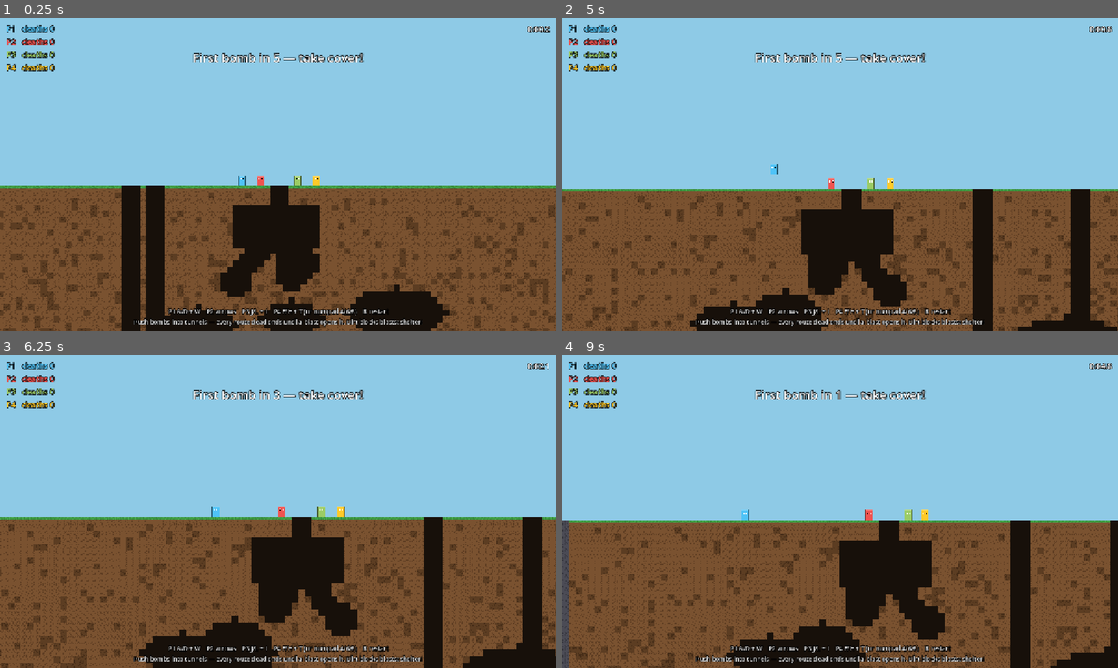
Above: before the commit, frames 1-4 (two rows, left to right).
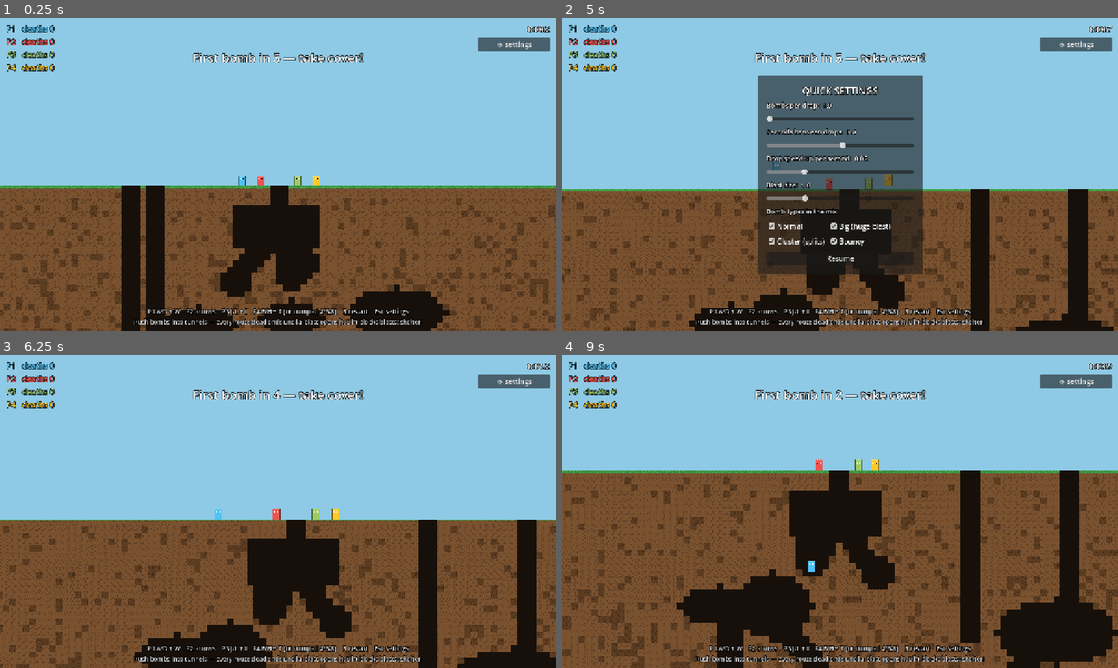
Above: after the commit, the same moments.

Repository: uchy4/dummy
Game: Godot game, scene res://scenes/main.tscn
Two runs of this game, one before a commit and one after it. Both use one fixed random seed, a clock stepped at 60 frames per second and the inputs below.
Inputs (mouse positions are in pixels of both pictures, inside the frame that each line leads up to):
- Up to frame 1 (0.25 s): no input
- Up to frame 2 (5 s): tap Enter (ui_accept) at 0.5 s; move the mouse to (962, 158) at 0.52 s; hold D (p1_right) 0.53-2.03 s; tap J at 0.6 s; click (962, 158) at 0.67 s; tap W (p1_jump) at 0.77, 1.52, 3.02, 3.77, 4.52 s; move the mouse to (728, 190) at 1.27 s; tap L at 1.35 s; move the mouse to (895, 105) at 2.02 s; hold A (p1_left) 2.03-2.78 s; tap I at 2.1 s; move the mouse to (812, 237) at 2.77 s; hold D (p1_right) 2.78-4.28 s; tap F at 2.85 s; click (812, 237) at 2.92 s; move the mouse to (1006, 221) at 3.52 s; tap H at 3.6 s; tap R (restart) at 4.15 s; move the mouse to (673, 127) at 4.27 s; hold A (p1_left) from 4.28 s (still down); tap T at 4.35 s; tap Escape (settings, bound only after the commit) at 4.9 s
- Up to frame 3 (6.25 s): release A (p1_left) at 5 s; click (300, 577) at 5 s, where only the run after the commit has a clickable "Bouncy"; click (278, 596) at 5.75 s, where only the run after the commit has a clickable "Resume"
- Up to frame 4 (9 s): move the mouse to (867, 511) at 6.52 s; hold D (p1_right) 6.53-7.28 s; tap J at 6.6 s; click (867, 511) at 6.67 s; move the mouse to (756, 433) at 7.27 s; hold A (p1_left) 7.28-8.78 s; tap L at 7.35 s; tap W (p1_jump) at 7.52, 8.27 s; move the mouse to (962, 495) at 8.02 s; tap I at 8.1 s; move the mouse to (728, 527) at 8.77 s; hold D (p1_right) from 8.78 s (still down); tap F at 8.85 s; click (728, 527) at 8.92 s

The runs differ from the first frame. In frame 1, 1.1% of the frame differs, in the area x 26-99%, y 6-96%; in frame 2, 26%; in frame 3, 18%; in frame 4, 46%, in the area x 0-100%, y 2-100%.

Commit message:
Add in-game Quick Settings panel and bomb types
Esc or the gear button pauses the game and opens live-tunable settings:
bombs per drop, drop interval, drop speed-up rate, blast size multiplier,
and which bomb types spawn. Values are statics so tuning survives
rematches. New bomb types: Big (heavy, 1.6x blast, longer fuse), Cluster
(splits into 3 short-fuse bomblets), Bouncy (rubber shell, low friction).

Co-Authored-By: Claude Fable 5 <noreply@anthropic.com>
Claude-Session: https://claude.ai/code/session_01QSJudmCHT44WHN37u3ZpBk

Diff:
--- a/bomb-shelter/scripts/bomb.gd
+++ b/bomb-shelter/scripts/bomb.gd
@@ -4,17 +4,28 @@
 ## a hole in the terrain, kicks and kills nearby unshielded players, and
 ## propels + ignites nearby bombs (chain reactions). Dirt blocks the blast, so
 ## the shelter and tunnels actually protect you.
+##
+## Types: NORMAL; BIG (heavy, huge blast, longer fuse); CLUSTER (splits into
+## bomblets); BOUNCY (ricochets around). Blast sizes scale with
+## Settings.blast_scale, tunable in-game.
 
-const BODY_RADIUS := 9.0
+enum Type { NORMAL, BIG, CLUSTER, BOUNCY }
+
 const BLAST_RADIUS := 80.0
 const CARVE_RADIUS := 66.0
 const KILL_RADIUS := 48.0
 const BOMB_IMPULSE := 300.0
 const PLAYER_KNOCKBACK := 430.0
+const BOMBLET_COUNT := 3
 
+var type := Type.NORMAL
+var is_bomblet := false
 var fuse := 4.0
 var terrain: Terrain
 
+var _body_radius := 9.0
+var _blast_mult := 1.0
+var _body_color := Color(0.13, 0.13, 0.16)
 var _exploded := false
 var _label: Label
 
@@ -22,25 +33,44 @@
 func _ready() -> void:
 	add_to_group(&"bombs")
 	z_index = 6
-	mass = 1.4
 	can_sleep = false
 	collision_layer = 4
 	collision_mask = 1 | 2 | 4
 	var pm := PhysicsMaterial.new()
 	pm.bounce = 0.25
 	pm.friction = 0.9
+	mass = 1.4
+	match type:
+		Type.BIG:
+			mass = 3.2
+			_body_radius = 13.0
+			_blast_mult = 1.6
+			_body_color = Color(0.09, 0.09, 0.12)
+			fuse += 1.0
+		Type.CLUSTER:
+			_body_color = Color(0.45, 0.25, 0.09)
+			if is_bomblet:
+				mass = 0.6
+				_body_radius = 5.5
+				_blast_mult = 0.5
+		Type.BOUNCY:
+			mass = 1.1
+			_body_color = Color(0.12, 0.36, 0.18)
+			pm.bounce = 0.85
+			pm.friction = 0.4
 	physics_material_override = pm
 
 	var cs := CollisionShape2D.new()
 	var shape := CircleShape2D.new()
-	shape.radius = BODY_RADIUS
+	shape.radius = _body_radius
 	cs.shape = shape
 	add_child(cs)
 
 	_label = Label.new()
 	_label.size = Vector2(44, 20)
 	_label.horizontal_alignment = HORIZONTAL_ALIGNMENT_CENTER
-	_label.add_theme_font_size_override(&"font_size", 15)
+	_label.add_theme_font_size_override(&"font_size", 12 if is_bomblet else 15)
+	_label.add_theme_color_override(&"font_color", Color.WHITE)
 	_label.add_theme_color_override(&"font_outline_color", Color.BLACK)
 	_label.add_theme_constant_override(&"outline_size", 5)
 	add_child(_label)
@@ -53,7 +83,7 @@
 func _process(_delta: float) -> void:
 	# Keep the ticker upright and above the (rolling) bomb.
 	_label.rotation = -rotation
-	_label.position = Vector2(-22, -42).rotated(-rotation)
+	_label.position = Vector2(-22, -_body_radius - 33.0).rotated(-rotation)
 	_label.text = "%.1f" % maxf(fuse, 0.0)
 	if fuse < 1.2:
 		_label.add_theme_color_override(&"font_color",
@@ -73,6 +103,9 @@
 
 func _explode() -> void:
 	_exploded = true
+	var blast := BLAST_RADIUS * _blast_mult * Settings.blast_scale
+	var kill := KILL_RADIUS * _blast_mult * Settings.blast_scale
+	var carve := CARVE_RADIUS * _blast_mult * Settings.blast_scale
 	var space := get_world_2d().direct_space_state
 
 	for p in get_tree().get_nodes_in_group(&"players"):
@@ -80,38 +113,49 @@
 		if pl == null or not pl.alive:
 			continue
 		var d := global_position.distance_to(pl.global_position)
-		if d > BLAST_RADIUS:
+		if d > blast:
 			continue
 		var blocked := _blocked(space, pl.global_position)
 		var dir := global_position.direction_to(pl.global_position)
 		if dir == Vector2.ZERO:
 			dir = Vector2.UP
-		var falloff := 1.0 - d / BLAST_RADIUS
+		var falloff := 1.0 - d / blast
 		var kick := dir * PLAYER_KNOCKBACK * (0.4 + falloff) * (0.25 if blocked else 1.0)
-		pl.take_blast(kick, d <= KILL_RADIUS and not blocked)
+		pl.take_blast(kick, d <= kill and not blocked)
 
 	for b in get_tree().get_nodes_in_group(&"bombs"):
 		var bomb := b as Bomb
 		if bomb == null or bomb == self or bomb._exploded:
 			continue
 		var d := global_position.distance_to(bomb.global_position)
-		if d > BLAST_RADIUS or _blocked(space, bomb.global_position):
+		if d > blast or _blocked(space, bomb.global_position):
 			continue
 		var dir := global_position.direction_to(bomb.global_position)
 		if dir == Vector2.ZERO:
 			dir = Vector2.UP
-		var falloff := 1.0 - d / BLAST_RADIUS
+		var falloff := 1.0 - d / blast
 		bomb.apply_central_impulse(dir * BOMB_IMPULSE * (0.5 + falloff) * bomb.mass)
 		bomb.ignite(randf_range(0.25, 0.7))  # its death sets their fuse off
 
 	if terrain:
-		terrain.carve_circle(global_position, CARVE_RADIUS)
+		terrain.carve_circle(global_position, carve)
+
+	if type == Type.CLUSTER and not is_bomblet:
+		for i in BOMBLET_COUNT:
+			var frag := Bomb.new()
+			frag.type = Type.CLUSTER
+			frag.is_bomblet = true
+			frag.terrain = terrain
+			frag.fuse = randf_range(0.9, 1.5)
+			frag.position = global_position + Vector2(randf_range(-6, 6), -6)
+			frag.linear_velocity = Vector2(randf_range(-170, 170), randf_range(-330, -180))
+			get_parent().add_child.call_deferred(frag)
 
 	var fx := ExplosionFx.new()
-	fx.radius = CARVE_RADIUS
+	fx.radius = carve
 	fx.position = global_position
 	get_parent().add_child.call_deferred(fx)
-	get_tree().call_group(&"camera", &"add_trauma", 0.45)
+	get_tree().call_group(&"camera", &"add_trauma", 0.25 if is_bomblet else 0.45)
 	queue_free()
 
 
@@ -128,9 +172,19 @@
 	var flash := 0.0
 	if fuse < 1.2:
 		flash = 0.55 if fmod(maxf(fuse, 0.0) * 5.0, 1.0) < 0.5 else 0.0
-	var body := Color(0.13, 0.13, 0.16).lerp(Color(1, 0.35, 0.2), flash)
-	draw_circle(Vector2.ZERO, BODY_RADIUS + 1.5, Color(0, 0, 0, 0.6))
-	draw_circle(Vector2.ZERO, BODY_RADIUS, body)
-	draw_circle(Vector2(-3, -3), 2.5, Color(1, 1, 1, 0.22))  # shows rolling
-	draw_rect(Rect2(-2.5, -BODY_RADIUS - 4, 5, 5), Color(0.35, 0.32, 0.3))
-	draw_circle(Vector2(0, -BODY_RADIUS - 5), 1.8, Color(1.0, 0.7, 0.2))
+	var body := _body_color.lerp(Color(1, 0.35, 0.2), flash)
+	draw_circle(Vector2.ZERO, _body_radius + 1.5, Color(0, 0, 0, 0.6))
+	draw_circle(Vector2.ZERO, _body_radius, body)
+	draw_circle(Vector2(-_body_radius * 0.33, -_body_radius * 0.33),
+		_body_radius * 0.28, Color(1, 1, 1, 0.22))  # highlight shows rolling
+	match type:
+		Type.BIG:
+			draw_rect(Rect2(-_body_radius, -2.5, _body_radius * 2.0, 5.0),
+				Color(0.8, 0.15, 0.1, 0.85))
+		Type.CLUSTER:
+			if not is_bomblet:
+				for a in 3:
+					var off := Vector2.RIGHT.rotated(TAU * a / 3.0 + 0.5) * _body_radius * 0.45
+					draw_circle(off, 1.8, Color(1, 0.7, 0.3, 0.8))
+	draw_rect(Rect2(-2.5, -_body_radius - 4, 5, 5), Color(0.35, 0.32, 0.3))
+	draw_circle(Vector2(0, -_body_radius - 5), 1.8, Color(1.0, 0.7, 0.2))
--- a/bomb-shelter/scripts/bomb_spawner.gd
+++ b/bomb-shelter/scripts/bomb_spawner.gd
@@ -1,11 +1,14 @@
 class_name BombSpawner
 extends Node
-## Drops bombs from the sky. A short grace period first, then the interval
-## ramps down over time. Some bombs aim near a player to keep the pressure on.
+## Drops waves of bombs from the sky. A short grace period first, then the
+## interval ramps down over time. Wave size, pacing, and which bomb types are
+## in the pool all come from Settings (tunable in-game). Some bombs aim near a
+## player to keep the pressure on.
 
 const GRACE := 5.0
 const SPAWN_Y := -80.0
 const AIM_AT_PLAYER_CHANCE := 0.35
+const MAX_LIVE_BOMBS := 90
 
 var terrain: Terrain
 var container: Node2D
@@ -17,15 +20,23 @@
 func _physics_process(delta: float) -> void:
 	_elapsed += delta
 	if _elapsed >= _next_spawn:
-		_spawn()
+		_spawn_wave()
 		_next_spawn = _elapsed + _interval()
 
 
 func _interval() -> float:
-	return maxf(1.1, 3.4 - _elapsed * 0.022)
+	return maxf(0.5, Settings.drop_interval - _elapsed * Settings.drop_rampup)
 
 
-func _spawn() -> void:
+func _spawn_wave() -> void:
+	var live := get_tree().get_nodes_in_group(&"bombs").size()
+	for i in Settings.bombs_per_drop:
+		if live + i >= MAX_LIVE_BOMBS:
+			return
+		_spawn_one(i)
+
+
+func _spawn_one(index: int) -> void:
 	var min_x := 3.0 * Terrain.TILE
 	var max_x := (Terrain.W - 3.0) * Terrain.TILE
 	var x := randf_range(min_x, max_x)
@@ -40,7 +51,19 @@
 			x = clampf(target.global_position.x + randf_range(-90.0, 90.0), min_x, max_x)
 
 	var b := Bomb.new()
+	b.type = _pick_type()
 	b.terrain = terrain
 	b.fuse = randf_range(3.4, 4.6)
-	b.position = Vector2(x, SPAWN_Y)
+	# Stagger wave members vertically so they don't spawn overlapping.
+	b.position = Vector2(x, SPAWN_Y - index * 40.0)
 	container.add_child(b)
+
+
+func _pick_type() -> Bomb.Type:
+	var pool: Array[int] = []
+	for t in Settings.type_enabled.size():
+		if Settings.type_enabled[t]:
+			pool.append(t)
+	if pool.is_empty():
+		return Bomb.Type.NORMAL
+	return pool.pick_random() as Bomb.Type
--- a/bomb-shelter/scripts/hud.gd
+++ b/bomb-shelter/scripts/hud.gd
@@ -4,6 +4,7 @@
 ## controls help, and the winner overlay.
 
 signal restart_requested
+signal settings_pressed
 
 var _rows: Array[Label] = []
 var _timer: Label
@@ -11,6 +12,7 @@
 var _overlay: ColorRect
 var _win_title: Label
 var _win_sub: Label
+var _settings: PanelContainer
 var _touch := false
 var _touch_buttons: Array[TouchScreenButton] = []
 
@@ -55,7 +57,7 @@
 	if touch:
 		help.text = "Push bombs into tunnels — every route dead-ends until a blast opens it. Dirt blocks blasts: shelter!"
 	else:
-		help.text = "P1 A/D + W    P2 arrows    P3 J/L + I    P4 F/H + T (or numpad 4/6/8)    R restart\nPush bombs into tunnels — every route dead-ends until a blast opens it. Dirt blocks blasts: shelter!"
+		help.text = "P1 A/D + W    P2 arrows    P3 J/L + I    P4 F/H + T (or numpad 4/6/8)    R restart    Esc settings\nPush bombs into tunnels — every route dead-ends until a blast opens it. Dirt blocks blasts: shelter!"
 	add_child(help)
 
 	_overlay = ColorRect.new()
@@ -78,6 +80,18 @@
 	_win_sub.horizontal_alignment = HORIZONTAL_ALIGNMENT_CENTER
 	vbox.add_child(_win_sub)
 
+	var gear := Button.new()
+	gear.text = "⚙ settings"
+	gear.focus_mode = Control.FOCUS_NONE
+	gear.set_anchors_preset(Control.PRESET_TOP_RIGHT)
+	gear.offset_left = -180
+	gear.offset_right = -14
+	gear.offset_top = 44
+	gear.offset_bottom = 76
+	gear.pressed.connect(func() -> void: settings_pressed.emit())
+	add_child(gear)
+	_build_settings_panel()
+
 	if touch:
 		_build_touch_controls()
 
@@ -107,6 +121,88 @@
 func _on_overlay_input(ev: InputEvent) -> void:
 	if (ev is InputEventMouseButton or ev is InputEventScreenTouch) and ev.is_pressed():
 		restart_requested.emit()
+
+
+func show_settings(open: bool) -> void:
+	_settings.visible = open
+
+
+# The Quick Settings panel: live gameplay tuning while the game is paused.
+# Values write straight into Settings statics, so they apply the moment you
+# resume and survive rematches.
+func _build_settings_panel() -> void:
+	_settings = PanelContainer.new()
+	_settings.set_anchors_preset(Control.PRESET_CENTER)
+	_settings.grow_horizontal = Control.GROW_DIRECTION_BOTH
+	_settings.grow_vertical = Control.GROW_DIRECTION_BOTH
+	_settings.visible = false
+	add_child(_settings)
+
+	var margin := MarginContainer.new()
+	for side in ["margin_left", "margin_right", "margin_top", "margin_bottom"]:
+		margin.add_theme_constant_override(side, 20)
+	_settings.add_child(margin)
+	var vbox := VBoxContainer.new()
+	vbox.add_theme_constant_override(&"separation", 8)
+	margin.add_child(vbox)
+
+	var title := _make_label(22, Color.WHITE)
+	title.text = "QUICK SETTINGS"
+	title.horizontal_alignment = HORIZONTAL_ALIGNMENT_CENTER
+	vbox.add_child(title)
+
+	_add_slider(vbox, "Bombs per drop", 1.0, 6.0, 1.0,
+		float(Settings.bombs_per_drop),
+		func(v: float) -> void: Settings.bombs_per_drop = int(v))
+	_add_slider(vbox, "Seconds between drops", 0.6, 6.0, 0.1,
+		Settings.drop_interval,
+		func(v: float) -> void: Settings.drop_interval = v)
+	_add_slider(vbox, "Drop speed-up per second", 0.0, 0.08, 0.005,
+		Settings.drop_rampup,
+		func(v: float) -> void: Settings.drop_rampup = v)
+	_add_slider(vbox, "Blast size", 0.5, 2.5, 0.05,
+		Settings.blast_scale,
+		func(v: float) -> void: Settings.blast_scale = v)
+
+	var types_label := _make_label(15, Color(1, 1, 1, 0.9))
+	types_label.text = "Bomb types in the mix:"
+	vbox.add_child(types_label)
+	var type_names := ["Normal", "Big (huge blast)", "Cluster (splits)", "Bouncy"]
+	var grid := GridContainer.new()
+	grid.columns = 2
+	vbox.add_child(grid)
+	for i in type_names.size():
+		var cb := CheckBox.new()
+		cb.text = type_names[i]
+		cb.button_pressed = Settings.type_enabled[i]
+		cb.focus_mode = Control.FOCUS_NONE
+		cb.toggled.connect(func(on: bool) -> void: Settings.type_enabled[i] = on)
+		grid.add_child(cb)
+
+	var resume := Button.new()
+	resume.text = "Resume"
+	resume.focus_mode = Control.FOCUS_NONE
+	resume.pressed.connect(func() -> void: settings_pressed.emit())
+	vbox.add_child(resume)
+
+
+func _add_slider(parent: Control, text: String, mn: float, mx: float,
+		step: float, value: float, setter: Callable) -> void:
+	var row_label := _make_label(15, Color(1, 1, 1, 0.9))
+	parent.add_child(row_label)
+	var s := HSlider.new()
+	s.min_value = mn
+	s.max_value = mx
+	s.step = step
+	s.custom_minimum_size = Vector2(340, 24)
+	s.focus_mode = Control.FOCUS_NONE
+	var update := func(v: float) -> void:
+		row_label.text = "%s:  %s" % [text, String.num(v, 2)]
+		setter.call(v)
+	s.value_changed.connect(update)
+	s.value = value
+	update.call(value)
+	parent.add_child(s)
 
 
 # On-screen controls for touch devices: left/right under the left thumb,
--- a/bomb-shelter/scripts/main.gd
+++ b/bomb-shelter/scripts/main.gd
@@ -18,6 +18,7 @@
 @export_range(2, 4) var num_players := 4
 
 var game_over := false
+var settings_open := false
 var elapsed := 0.0
 var touch := false
 
@@ -77,6 +78,7 @@
 	add_child(hud)
 	hud.setup(num_players, PLAYER_COLORS, touch)
 	hud.restart_requested.connect(_on_restart_requested)
+	hud.settings_pressed.connect(_toggle_settings)
 
 
 func _process(delta: float) -> void:
@@ -84,8 +86,12 @@
 		if Input.is_action_just_pressed(&"ui_accept") or Input.is_action_just_pressed(&"restart"):
 			_restart()
 		return
+	if Input.is_action_just_pressed(&"settings"):
+		_toggle_settings()
 	if Input.is_action_just_pressed(&"restart"):
 		_restart()
+		return
+	if settings_open:
 		return
 
 	elapsed += delta
@@ -158,6 +164,14 @@
 		_restart()
 
 
+func _toggle_settings() -> void:
+	if game_over:
+		return
+	settings_open = not settings_open
+	hud.show_settings(settings_open)
+	get_tree().paused = settings_open
+
+
 func _restart() -> void:
 	get_tree().paused = false
 	get_tree().reload_current_scene()
@@ -168,6 +182,7 @@
 		for dir in ["left", "right", "jump"]:
 			_add_action("p%d_%s" % [i + 1, dir], KEYMAPS[i][dir])
 	_add_action("restart", [KEY_R])
+	_add_action("settings", [KEY_ESCAPE])
 
 
 func _add_action(action: String, keys: Array) -> void:
--- /dev/null
+++ b/bomb-shelter/scripts/settings.gd
@@ -0,0 +1,11 @@
+class_name Settings
+## Live-tunable gameplay settings, adjusted from the in-game Quick Settings
+## panel. Static so values survive scene reloads (rematches keep your tuning).
+
+static var bombs_per_drop := 1
+static var drop_interval := 3.4   ## starting seconds between drops
+static var drop_rampup := 0.022   ## seconds shaved off the interval per second of match time
+static var blast_scale := 1.0     ## multiplier on blast/kill/carve radius
+
+## Which bomb types spawn, indexed by Bomb.Type: NORMAL, BIG, CLUSTER, BOUNCY.
+static var type_enabled: Array[bool] = [true, true, true, true]
Not shown, changed: bomb-shelter/README.md
